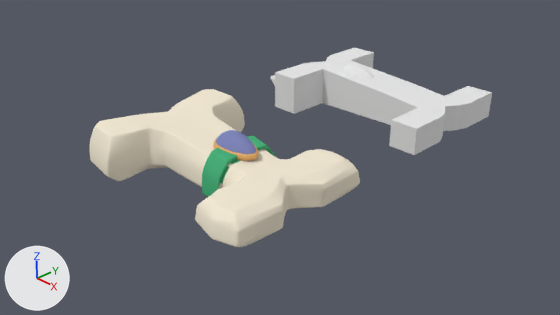
The Blender file PuppynaughtsXCatsteroids/Assets/Models/source/dogShip.blend as it was, and as the next commit left it.
Rendered twice from the file's camera 'Camera'. Lighting does not change. The marker at lower left points along +X, +Y and +Z.

The older version as bpy lines, for what is in view:
```python
ob_psphere2_000 = bpy.data.objects.new('pSphere2.000', me_psphere2_004)
ob_psphere2_000.location = (-0.62, 0.0, 0.41)
ob_psphere2_000.rotation_euler = (4.712, 0.0, 0.0)  # degrees (270, 0, 0)
ob_psphere2_001 = bpy.data.objects.new('pSphere2.001', me_psphere2_005)
ob_psphere2_001.location = (0.0, 0.0, 0.0)
ob_psphere2_001.rotation_euler = (4.712, 0.0, 0.0)  # degrees (270, 0, 0)
ob_psphere2_007 = bpy.data.objects.new('pSphere2.007', me_psphere2_007)
ob_psphere2_007.location = (0.0, 4.91, 0.0)
ob_psphere2_007.rotation_euler = (4.712, 0.0, 0.0)  # degrees (270, 0, 0)
```
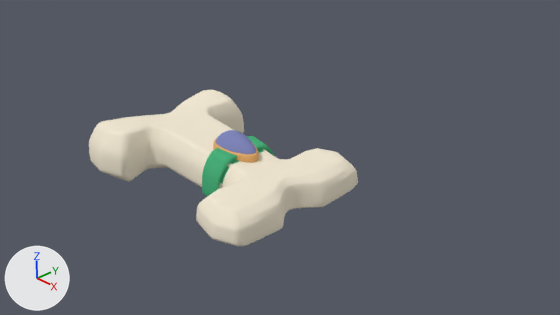
Commit message: Dog model and UI update

Location of each change, [x1, y1, x2, y2] in pixels of the pictures (560 x 315 px; the box of a moved part takes in the faces that stretch with it):
'pSphere2.001', reshaped, modifiers changed
    before: [89, 89, 360, 247]
    after: [89, 90, 358, 246]
'pSphere2.007', deleted
    before: [271, 48, 492, 155]
'pSphere2.000', modifiers changed (6% taller)
    before: [213, 130, 258, 161]
    after: [213, 130, 259, 163]
part 1 of me_psphere2_005, moved or reshaped
    before: [89, 89, 245, 184]
    after: [89, 90, 244, 184]
part 2 of me_psphere2_005, moved or reshaped
    before: [251, 166, 347, 239]
    after: [252, 167, 346, 239]

The change, as a diff of the scene's bpy script:
```diff
--- a/PuppynaughtsXCatsteroids/Assets/Models/source/dogShip.blend.py
+++ b/PuppynaughtsXCatsteroids/Assets/Models/source/dogShip.blend.py
@@ me_psphere2_005 @@
 # used by ob_psphere2_001; location = (0.0, 0.0, 0.0); rotation_euler = (4.712, 0.0, 0.0), in degrees (270, 0, 0)
-me_psphere2_005.from_pydata(...)  # 182 vertices, 164 faces; spans x -3.56..1.13, y -0.5..0.52, z -1.77..0.0
+me_psphere2_005.from_pydata(...)  # 181 vertices, 164 faces; spans x -3.59..1.11, y -0.54..0.52, z -1.77..0.0
+# me_psphere2_005 part 1: 32 vertices moved from x -3.56..-1.13, y -0.5..0.49, z -1.77..0.0 to x -3.59..-1.13, y -0.54..0.5, z -1.77..0.0; 2 vertices removed from x -2.97..-2.58, y -0.46, z 0.0; 1 vertex added at x -2.88, y -0.44, z 0.0
+# me_psphere2_005 part 2: 4 vertices moved from x 0.85..1.13, y -0.12..0.22, z -0.51..-0.24 to x 0.81..1.11, y -0.12..0.22, z -0.51..-0.24
 me_psphere2_005.materials.append(mat_material_001)
@@ ob_psphere2_007 @@
-ob_psphere2_007 = bpy.data.objects.new('pSphere2.007', me_psphere2_007)
-ob_psphere2_007.location = (0.0, 4.91, 0.0)
-ob_psphere2_007.rotation_euler = (4.712, 0.0, 0.0)  # degrees (270, 0, 0)
@@ ob_psphere2_001 @@
 ob_psphere2_001.rotation_euler = (4.712, 0.0, 0.0)  # degrees (270, 0, 0)
-_m = ob_psphere2_001.modifiers.new('Mirror', 'MIRROR')
-_m.use_axis = (False, False, True)
-_m.use_clip = True
 _m = ob_psphere2_001.modifiers.new('Bevel', 'BEVEL')
@@ ob_psphere2_001 @@
 _m = ob_psphere2_001.modifiers.new('Bevel', 'BEVEL')
 _m.spread = 0.0
+_m = ob_psphere2_001.modifiers.new('Mirror', 'MIRROR')
+_m.use_axis = (False, False, True)
+_m.use_clip = True
 _m = ob_psphere2_001.modifiers.new('Subsurf', 'SUBSURF')
-_m.levels = 2
+_m.render_levels = 1
@@ ob_psphere2_000 @@
 ob_psphere2_000.rotation_euler = (4.712, 0.0, 0.0)  # degrees (270, 0, 0)
-_m = ob_psphere2_000.modifiers.new('Subsurf', 'SUBSURF')
-_m.render_levels = 1
```
